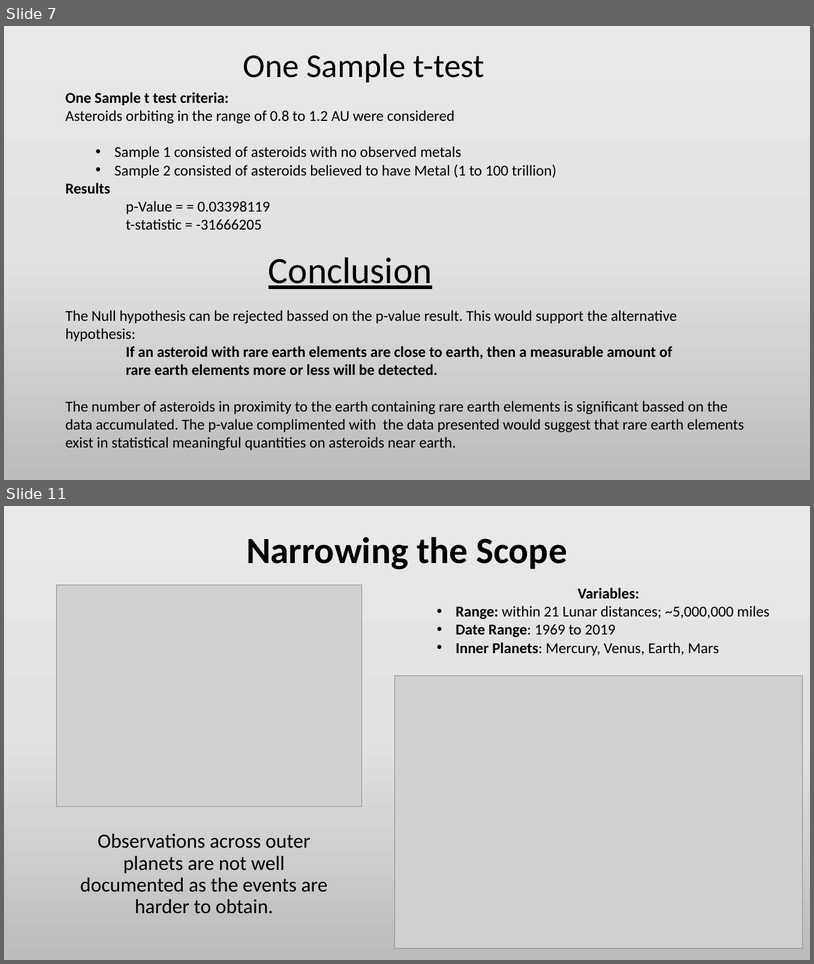
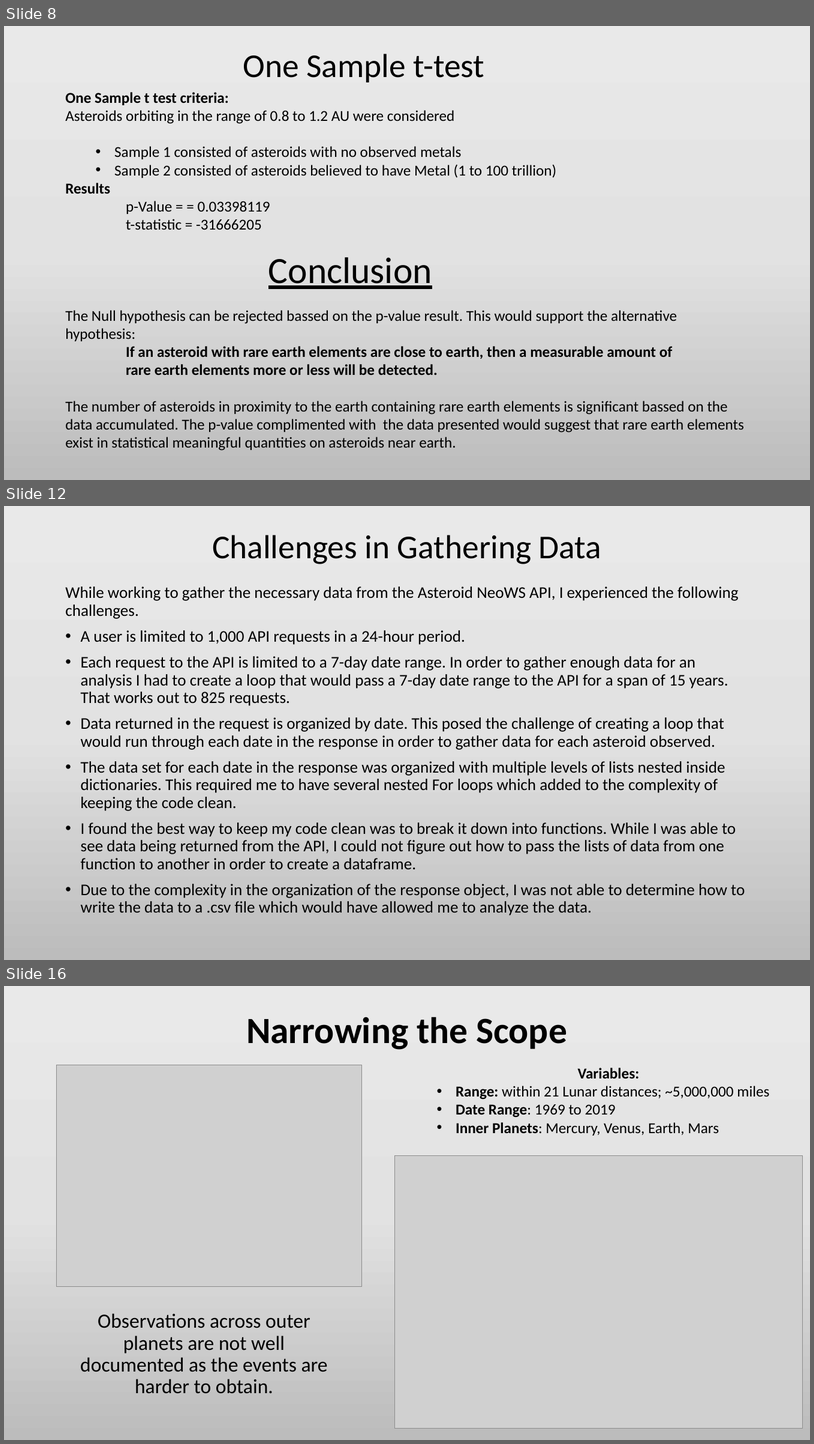
Before and after one commit to Efritch/asteroids_group_g, a slide deck: asteroid_analysisFinal.pptx. Shown one above the other, each under a label of ours: slides 7 and 11 before the commit, slides 8, 12 and 16 after it; the slides between them are not shown. The pictures are 814x964 and 814x1444 pixels, drawn with LibreOffice and Linux fonts; fonts in the diff are those of the drawing; grey boxes stand for pictures. Boxes give left, top, right and bottom in pixels: in the first picture for what was removed or moved away, otherwise in the second. Text is boxed around its words. In the diff, an @@ line names an element or a change of style, - is before the commit and + after.

Commit message:
Add files via upload
PPT file includes Erik's slides for the analysis of asteroids posing a threat to impact Earth.

```diff
--- a/asteroid_analysisFinal.pptx
+++ b/asteroid_analysisFinal.pptx
@@ slide 12 added at box(4, 506, 810, 960), background gradient #EBEAEA to #E4E3E3 to #BDBCBC @@
@@ title added at box(212, 535, 602, 564), 39.6 pt, text #000000 @@
+Challenges in Gathering Data
@@ text added at box(65, 586, 745, 915), 19.4 pt, text #000000 @@
+While working to gather the necessary data from the Asteroid NeoWS API, I experienced the following challenges.
+• A user is limited to 1,000 API requests in a 24-hour period.
+• Each request to the API is limited to a 7-day date range. In order to gather enough data for an analysis I had to create a loop that would pass a 7-day date range to the API for a span of 15 years. That works out to 825 requests.
+• Data returned in the request is organized by date. This posed the challenge of creating a loop that would run through each date in the response in order to gather data for each asteroid observed.
+• The data set for each date in the response was organized with multiple levels of lists nested inside dictionaries. This required me to have several nested For loops which added to the complexity of keeping the code clean.
+• I found the best way to keep my code clean was to break it down into functions. While I was able to see data being returned from the API, I could not figure out how to pass the lists of data from one function to another in order to create a dataframe.
+• Due to the complexity in the organization of the response object, I was not able to determine how to write the data to a .csv file which would have allowed me to analyze the data.
@@ what was slide 7 is now slide 8 @@
@@ what was slide 11 is now slide 16 @@
```
Also in this commit, not shown: 2 slides changed, 6 other slides added, 2 slides removed.
